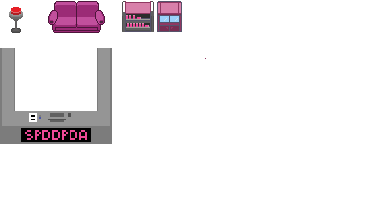
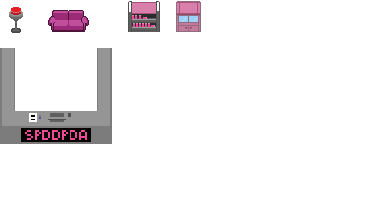
Two versions of the same layered image (384x208). Layer-by-layer changes:
painted on "Couch" over box(48, 1, 105, 33)
added layer "Shelf2" above "Shelf" over box(176, 1, 201, 32)
renamed "Shelves" to "Shelf", painted on it over box(122, 1, 206, 59)
